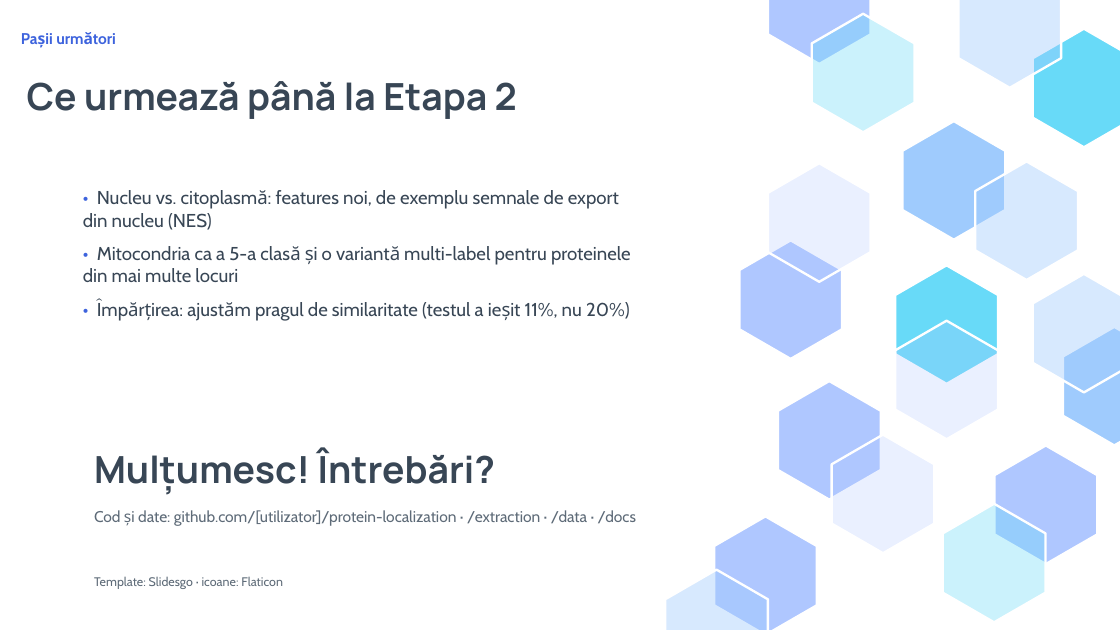
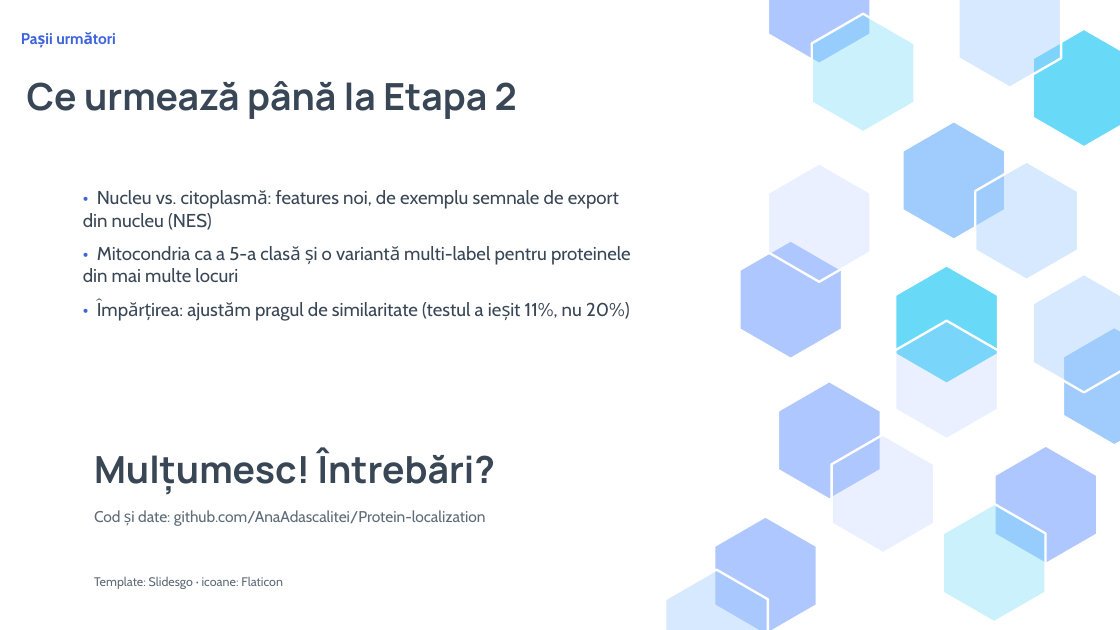
Before and after one commit to AnaAdascalitei/Protein-localization, a slide deck: slide 13 of docs/Localizare_proteine_Etapa1_Adascalitei_Ana-Maria.pptx. Drawn at 1120x630 pixels with LibreOffice and Linux fonts; fonts in the diff are those of the drawing. Boxes give left, top, right and bottom in pixels: in the first picture for what was removed or moved away, otherwise in the second. Text is boxed around its words. In the diff, an @@ line names an element or a change of style, - is before the commit and + after.

Commit message:
pptx change

```diff
--- a/docs/Localizare_proteine_Etapa1_Adascalitei_Ana-Maria.pptx
+++ b/docs/Localizare_proteine_Etapa1_Adascalitei_Ana-Maria.pptx
@@ text at (x1=94, y1=510, x2=486, y2=526): text changed @@
-Cod și date: github.com/[utilizator]/protein-localization · /extraction · /data · /docs
+Cod și date: github.com/AnaAdascalitei/Protein-localization
```
Also in this commit, not shown: 1 other file.
